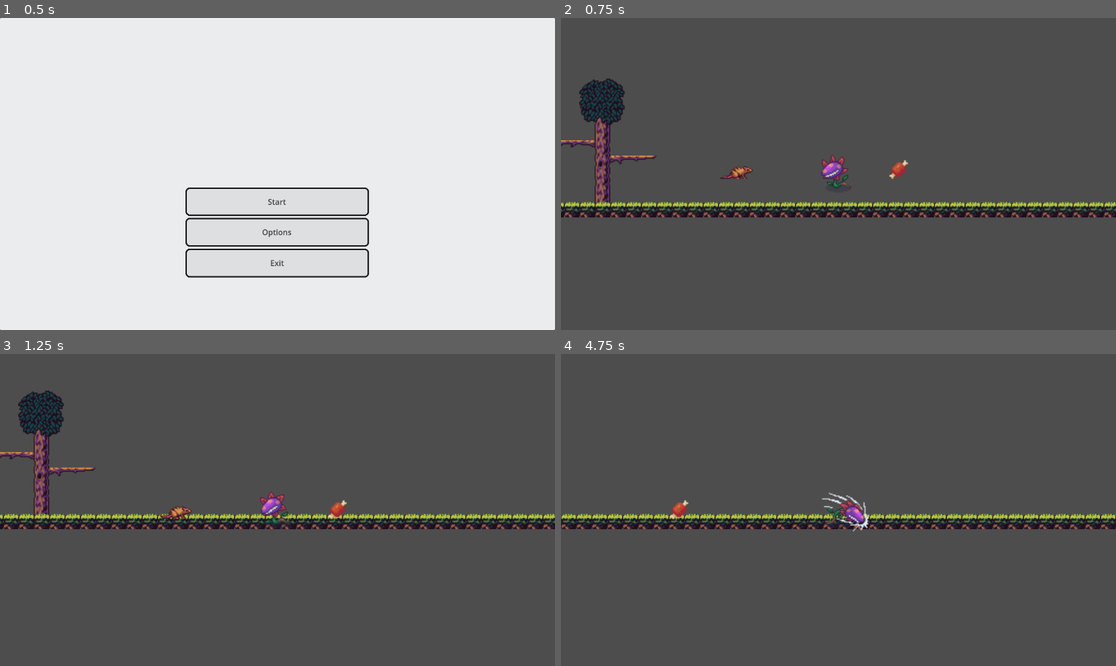
Above: before the commit, frames 1-4 (two rows, left to right).
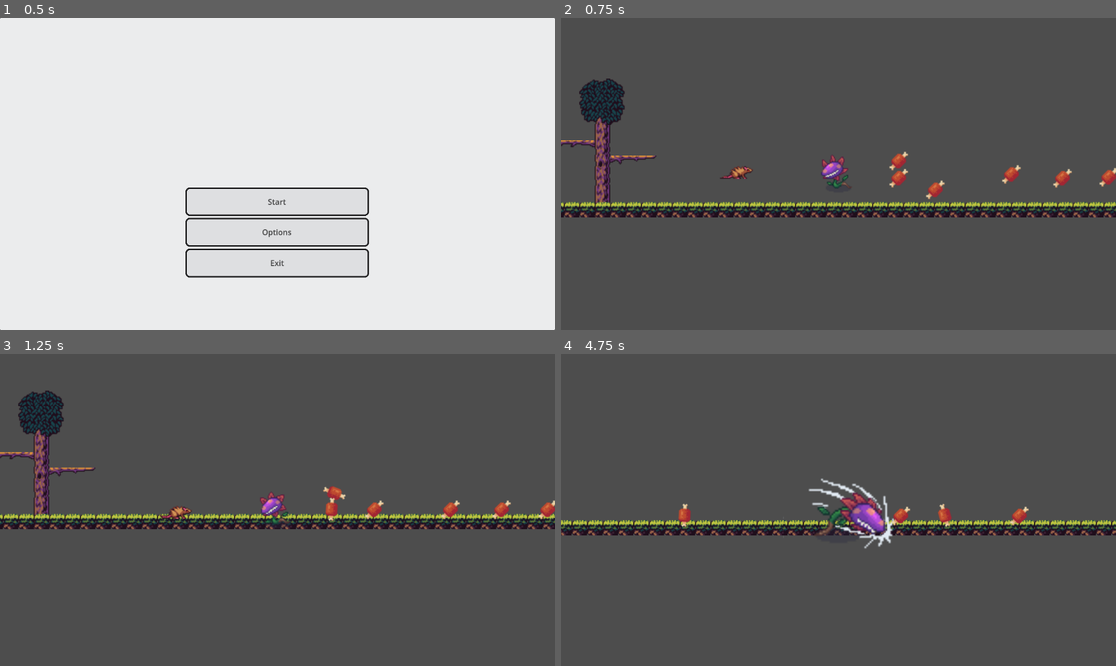
Above: after the commit, the same moments.

Repository: Bigfootmech/GWJ-79
Game: Godot game, scene res://Scenes/Main_Menu.tscn
The game is run twice, just before and just after one commit, with the same random seed, the same clock (stepped at 60 frames per second) and the same inputs.
Inputs (mouse positions are in pixels of both pictures, inside the frame that each line leads up to):
- Up to frame 1 (0.5 s): no input
- Up to frame 2 (0.75 s): click "Start" at 0.5 s
- Up to frame 3 (1.25 s): no input
- Up to frame 4 (4.75 s): move the mouse to (960, 494) at 1.27 s; press the mouse at (960, 494) at 1.28 s; hold Right (ui_right) 1.28-2.78 s; tap Space (jump) at 1.52, 2.27, 3.77, 4.52 s; move the mouse to (727, 525) at 2.02 s; release the mouse at (727, 525) at 2.03 s; click (727, 525) at 2.1 s; move the mouse to (894, 441) at 2.77 s; press the mouse at (894, 441) at 2.78 s; hold Left (ui_left) 2.78-3.53 s; move the mouse to (810, 572) at 3.52 s; release the mouse at (810, 572) at 3.53 s; hold Right (ui_right) from 3.53 s (still down); click (810, 572) at 3.6 s; move the mouse to (1005, 556) at 4.27 s; press the mouse at (1005, 556) at 4.28 s

Frame 1 is identical in both runs. In frame 2, 0.7% of the frame differs, in the area x 59-100%, y 42-59%; in frame 3, 0.7%; in frame 4, 7.1%, in the area x 0-100%, y 39-63%.

Commit message:
GHI_6: MORE FOOD FOR THE BOI

Diff:
--- a/Scenes/test_scene.tscn
+++ b/Scenes/test_scene.tscn
@@ -261,6 +261,27 @@
 unique_name_in_owner = true
 visible = false
 
+[node name="Consumable2" parent="." instance=ExtResource("2_r5l72")]
+position = Vector2(428, 591)
+
+[node name="Consumable3" parent="." instance=ExtResource("2_r5l72")]
+position = Vector2(466, 612)
+
+[node name="Consumable4" parent="." instance=ExtResource("2_r5l72")]
+position = Vector2(545, 596)
+
+[node name="Consumable7" parent="." instance=ExtResource("2_r5l72")]
+position = Vector2(598, 600)
+
+[node name="Consumable8" parent="." instance=ExtResource("2_r5l72")]
+position = Vector2(646, 599)
+
+[node name="Consumable9" parent="." instance=ExtResource("2_r5l72")]
+position = Vector2(701, 608)
+
+[node name="Consumable10" parent="." instance=ExtResource("2_r5l72")]
+position = Vector2(769, 616)
+
 [connection signal="canceled" from="AcceptDialog" to="AcceptDialog" method="_on_canceled"]
 [connection signal="confirmed" from="AcceptDialog" to="AcceptDialog" method="_on_confirmed"]
 [connection signal="timeout" from="Timer" to="Rat" method="_on_timer_timeout"]
